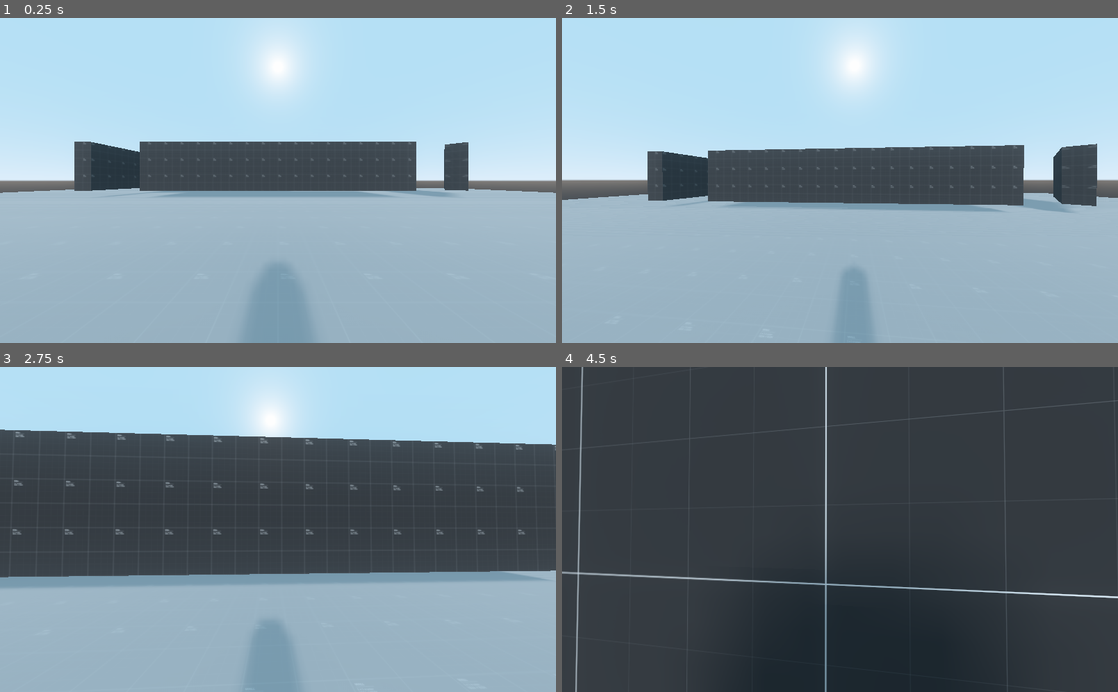
Above: before the commit, frames 1-4 (two rows, left to right).
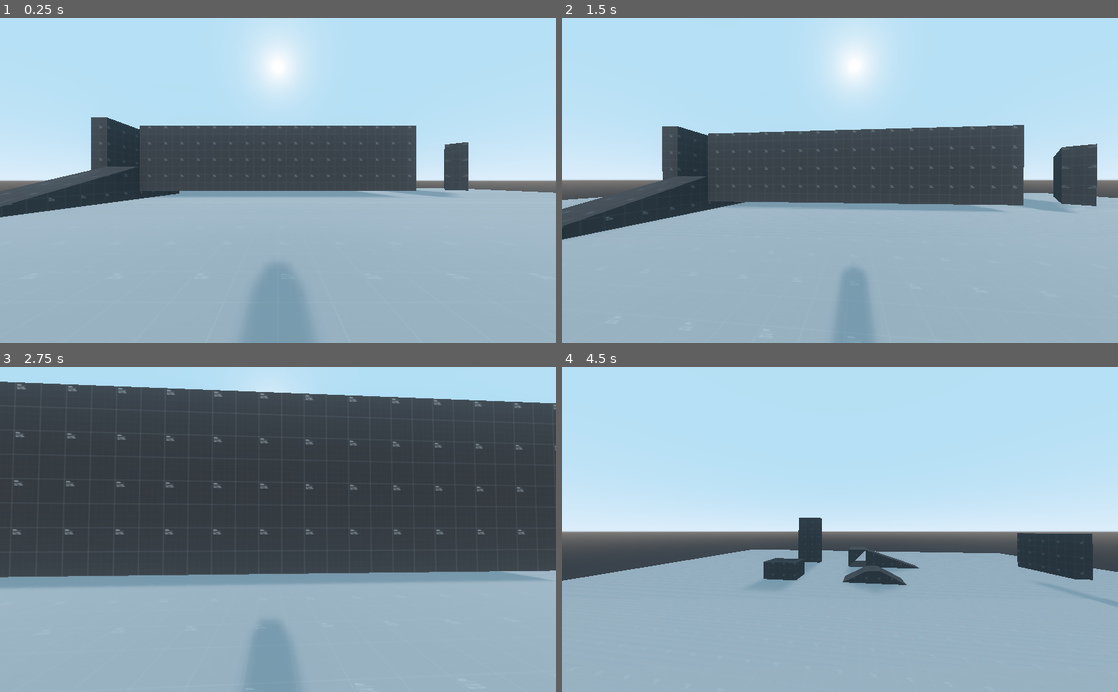
Above: after the commit, the same moments.

Repository: kpfriesen/Action-Character-Controller
Game: Godot game, scene res://Stages/prototype_scene01.tscn
The game is run twice, just before and just after one commit, with the same random seed, the same clock (stepped at 60 frames per second) and the same inputs. The project has no main scene, so this scene is started directly.
Inputs (mouse positions are in pixels of both pictures, inside the frame that each line leads up to):
- Up to frame 1 (0.25 s): no input
- Up to frame 2 (1.5 s): tap Enter at 0.5 s; move the mouse to (867, 180) at 0.52 s; hold W (move_forward) from 0.53 s (still down); tap Space (jump) at 0.6, 0.77, 1.07 s; move the mouse to (812, 180) at 1.27 s; tap Shift (crouch) at 1.35 s
- Up to frame 3 (2.75 s): keep holding W (move_forward); tap Space (jump) at 1.52, 1.55, 1.82, 2, 2.3 s; move the mouse to (289, 523) at 2.02 s; tap Q (player_ability_2) at 2.1 s
- Up to frame 4 (4.5 s): keep holding W (move_forward); move the mouse to (834, 536) at 2.77 s; tap Space (jump) at 2.85, 3.02, 3.32, 3.77, 3.8, 4.07 s; move the mouse to (878, 532) at 3.52 s; hold Shift (crouch) 3.53-4.28 s; move the mouse to (795, 526) at 4.27 s; tap Q (player_ability_2) at 4.35 s

The runs differ from the first frame. In frame 1, 5.4% of the frame differs, in the area x 0-75%, y 30-62%; in frame 2, 6.6%; in frame 3, 14%; in frame 4, 93%, in the area x 0-100%, y 0-100%.

Commit message:
Wall Running 0.0.2
wall runs are now controlled by a timer and the character will arc along a curve

Diff:
--- a/Actors/Player.tscn
+++ b/Actors/Player.tscn
@@ -1,15 +1,21 @@
-[gd_scene load_steps=7 format=2]
+[gd_scene load_steps=10 format=2]
 
 [ext_resource path="res://Scripts/Player.gd" type="Script" id=1]
 
+[sub_resource type="Curve" id=1]
+
+[sub_resource type="Curve" id=2]
+
 [sub_resource type="Curve" id=3]
+_data = [ Vector2( 0, 0.536364 ), 0.0, 0.870813, 0, 0, Vector2( 0.417582, 1 ), 0.0, 0.0, 0, 0, Vector2( 1, 0 ), -2.96076, 0.0, 0, 0 ]
 
-[sub_resource type="CapsuleShape" id=1]
+[sub_resource type="Curve" id=4]
+
+[sub_resource type="CapsuleShape" id=5]
 radius = 0.5
 height = 1.5
 
-[sub_resource type="Animation" id=4]
-resource_name = "Crouch"
+[sub_resource type="Animation" id=6]
 length = 0.2
 tracks/0/type = "value"
 tracks/0/path = NodePath("MeshInstance:mesh:mid_height")
@@ -60,26 +66,28 @@
 "values": [ Vector3( 0, 0, 0 ), Vector3( 0, 0.5, 0 ) ]
 }
 
-[sub_resource type="Animation" id=5]
-resource_name = "Stand"
+[sub_resource type="Animation" id=7]
 
-[sub_resource type="CapsuleMesh" id=2]
+[sub_resource type="CapsuleMesh" id=8]
 radius = 0.5
 mid_height = 1.5
 
 [node name="Player" type="KinematicBody"]
 script = ExtResource( 1 )
-acceleration_curve = SubResource( 3 )
+acceleration_curve = SubResource( 1 )
+slide_curve = SubResource( 2 )
+wallrun_profile = SubResource( 3 )
+wallclimb_profile = SubResource( 4 )
 
 [node name="CollisionShape" type="CollisionShape" parent="."]
 transform = Transform( 1, 0, 0, 0, -4.37114e-08, 1, 0, -1, -4.37114e-08, 0, 0, 0 )
-shape = SubResource( 1 )
+shape = SubResource( 5 )
 
 [node name="display" type="Spatial" parent="."]
 
 [node name="AnimationPlayer" type="AnimationPlayer" parent="display"]
-anims/Crouch = SubResource( 4 )
-anims/Stand = SubResource( 5 )
+anims/Crouch = SubResource( 6 )
+anims/Stand = SubResource( 7 )
 
 [node name="Head" type="Spatial" parent="display"]
 transform = Transform( 1, 0, 0, 0, 1, 0, 0, 0, 1, 0, 1, 0 )
@@ -89,5 +97,15 @@
 
 [node name="MeshInstance" type="MeshInstance" parent="display"]
 transform = Transform( 1, 0, 0, 0, -4.37114e-08, -1, 0, 1, -4.37114e-08, 0, 0, 0 )
-mesh = SubResource( 2 )
+mesh = SubResource( 8 )
 material/0 = null
+
+[node name="Timers" type="Node" parent="."]
+
+[node name="WallRunTimer" type="Timer" parent="Timers"]
+wait_time = 1.5
+one_shot = true
+
+[node name="WallClimbTimer" type="Timer" parent="Timers"]
+[connection signal="timeout" from="Timers/WallRunTimer" to="." method="_on_WallRunTimer_timeout"]
+[connection signal="timeout" from="Timers/WallClimbTimer" to="." method="_on_WallClimbTimer_timeout"]
--- a/Scripts/Player.gd
+++ b/Scripts/Player.gd
@@ -6,11 +6,15 @@
 export var acceleration_constant: float = 5
 export var deceleration_constant: float = 10
 
-export var jump_height: float = 6
+export var jump_height: float = 5
 export var jump_lateral_speed: float = 5
 export var gravity: float = 9.8
+
 export(Curve) var acceleration_curve
 export(Curve) var slide_curve
+export(Curve) var wallrun_profile
+export(Curve) var wallclimb_profile
+
 export var mouse_sensitivity: float = .1
 
 onready var speed: float = speed_constant
@@ -23,10 +27,21 @@
 var slope_stop: bool = true
 onready var phys_location = global_transform.origin
 
+var wallrun: bool = false
+var sprint: bool = false
+var climbing: bool = false
+var sliding: bool = false
+var can_wall_move: bool = true
+
+
 onready var body = $display
 onready var animation_player = $display/AnimationPlayer
 onready var head = $display/Head
 onready var camera = $display/Head/Camera
+
+#timer references
+onready var wallrun_timer = $Timers/WallRunTimer
+onready var climber_timer = $Timers/WallClimbTimer
 
 func _ready():
 	Input.set_mouse_mode(Input.MOUSE_MODE_CAPTURED)
@@ -67,8 +82,9 @@
 
 func wall_angle():
 	if not is_on_floor():
-		var wall_collision = get_slide_collision(0)
-		return wall_collision.normal
+		if is_on_wall():
+			var wall_collision = get_slide_collision(0)
+			return wall_collision.normal
 
 #do this if player inputs crouch at > x% speed
 func slide():
@@ -78,27 +94,53 @@
 func vault():
 	pass
 
-#if collider_normal dot movement vector closer to 0
+func wall_listener():
+	if is_on_floor():
+		can_wall_move = true
+	if can_wall_move:
+		if not is_on_floor():
+			if direction.length() > 0:
+				if is_on_wall():
+					var wall_angle = get_slide_collision(0).normal
+					if not wallrun and not climbing:
+						if wall_angle.dot(velocity) > -0.5 and velocity.length() > speed / 2 and climbing == false:
+							wallrun = true
+							wallrun_timer.start()
+						if wall_angle.dot(direction) < -0.7 and wallrun == false:
+							climbing = true
+					wall_reverse()
+					wall_jump()
+
+
 func wall_run():
-	gravity = 9.8
-	if not is_on_floor():
-		if direction.length() > 0:
-			if is_on_wall():
-				print("is on wall")
-				var wall_angle = get_slide_collision(0).normal
-				print(wall_angle.dot(direction))
-				if wall_angle.dot(direction) > -0.5:
-					velocity += -wall_angle() * 0.1
-					fall_speed = 0
-					return true
+	if wallrun == true:
+		if direction != Vector3(0,0,0) and is_on_wall() and pow(velocity.x, 2) + pow(velocity.z, 2) > .3:
+			var timer_complete = (wallrun_timer.wait_time - wallrun_timer.time_left) / wallrun_timer.wait_time
+			velocity += -wall_angle() * 0.1
+			fall_speed = (wallrun_profile.interpolate(timer_complete) -0.5) * 2
+			return true
+		else:
+			wallrun = false
 
 #do this if wall collider normal dot movement vector is closer to -1
 func wall_climb():
-	pass
+	if climbing == true:
+		if direction.length() > 0.5 and is_on_wall():
+			fall_speed = 5
+			velocity += -wall_angle() * 0.4
+		else:
+			climbing = false
 
 #if wall collider normal dot movement vector is closer to 1
 func wall_jump():
-	pass
+	if Input.is_action_just_pressed("jump"):
+		velocity = (direction.rotated(Vector3(1,0,0), -1 * head.rotation.x))
+		velocity = Vector3(velocity.x * speed, (head.rotation.x/(PI/2) + 0.5) * jump_height, velocity.z * speed)
+		fall_speed = velocity.y
+		print("jump")
+		wallrun = false
+		can_wall_move = true
+
 
 func wall_reverse():
 	if Input.is_action_just_pressed("player_ability_2"):
@@ -160,11 +202,13 @@
 		head.rotation.x = clamp(head.rotation.x, deg2rad(-89), deg2rad(89))
 
 func _physics_process(delta):
+	wall_listener()
 	movement_input()
 	crouch()
 	fall(delta)
 	jump()
 	wall_run()
+	wall_climb()
 	movement(delta)
 
 	phys_location = translation
@@ -172,3 +216,16 @@
 func _process(delta):
 	frame_interpolation()
 	pass
+
+
+
+
+#Timer Signals Here
+func _on_WallRunTimer_timeout():
+	wallrun = false
+	can_wall_move = false
+	print("fall")
+
+
+func _on_WallClimbTimer_timeout():
+	pass # Replace with function body.
--- a/Stages/prototype_scene01.tscn
+++ b/Stages/prototype_scene01.tscn
@@ -23,10 +23,9 @@
 [node name="Spatial" type="Spatial"]
 
 [node name="Player" parent="." instance=ExtResource( 2 )]
-transform = Transform( 1, 0, 0, 0, 1, 0, 0, 0, 1, 0, 2.20032, 0 )
-jump_height = 5.0
-acceleration_curve = SubResource( 2 )
-slide_curve = SubResource( 5 )
+transform = Transform( 1, 0, 0, 0, 1, 0, 0, 0, 1, 0, 2, 0 )
+acceleration_curve = SubResource( 1 )
+slide_curve = SubResource( 2 )
 
 [node name="CSGCombiner" type="CSGCombiner" parent="."]
 use_in_baked_light = true
@@ -39,21 +38,27 @@
 material = ExtResource( 1 )
 
 [node name="CSGBox2" type="CSGBox" parent="CSGCombiner"]
-transform = Transform( 1, 0, 0, 0, 1, 0, 0, 0, 1, 0, 5, -21 )
+transform = Transform( 1, 0, 0, 0, 1, 0, 0, 0, 1, 0, 6, -21 )
 width = 34.0
-height = 6.0
+height = 8.0
 material = ExtResource( 3 )
 
 [node name="CSGBox6" type="CSGBox" parent="CSGCombiner"]
-transform = Transform( 1, 0, 0, 0, 1, 0, 0, 0, 1, -10, 5, -29 )
+transform = Transform( 1, 0, 0, 0, 1, 0, 0, 0, 1, -8, 8, -27 )
 width = 26.0
 height = 6.0
 material = ExtResource( 3 )
 
 [node name="CSGBox7" type="CSGBox" parent="CSGCombiner"]
-transform = Transform( 1, 0, 0, 0, 1, 0, 0, 0, 1, -24, 5, -25 )
+transform = Transform( 1, 0, 0, 0, 1, 0, 0, 0, 1, -22, 8, -24 )
 height = 6.0
-depth = 10.0
+depth = 8.0
+material = ExtResource( 3 )
+
+[node name="CSGBox9" type="CSGBox" parent="CSGCombiner"]
+transform = Transform( 1, 0, 0, 0, 1, 0, 0, 0, 1, -28, 6, 10 )
+height = 6.0
+depth = 8.0
 material = ExtResource( 3 )
 
 [node name="CSGBox8" type="CSGBox" parent="CSGCombiner"]
@@ -88,8 +93,21 @@
 depth = 8.0
 material = ExtResource( 3 )
 
+[node name="CSGBox10" type="CSGBox" parent="CSGCombiner"]
+transform = Transform( 1, 0, 0, 0, 1, 0, 0, 0, 1, -20, 3, -24 )
+width = 6.0
+height = 4.0
+depth = 8.0
+material = ExtResource( 3 )
+
 [node name="CSGPolygon3" type="CSGPolygon" parent="CSGCombiner"]
 transform = Transform( 1, 0, 0, 0, 1, 0, 0, 0, 1, -6, 2, 23 )
+polygon = PoolVector2Array( -6, -1, -6, -1, 6, 3, 6, -1 )
+depth = 4.0
+material = ExtResource( 3 )
+
+[node name="CSGPolygon5" type="CSGPolygon" parent="CSGCombiner"]
+transform = Transform( -4.37114e-08, 0, 1, 0, 1, 0, -1, 0, -4.37114e-08, -17, 2, -14 )
 polygon = PoolVector2Array( -6, -1, -6, -1, 6, 3, 6, -1 )
 depth = 4.0
 material = ExtResource( 3 )
Not shown: 1 places in Stages/prototype_scene01.tscn that only renumber resources
